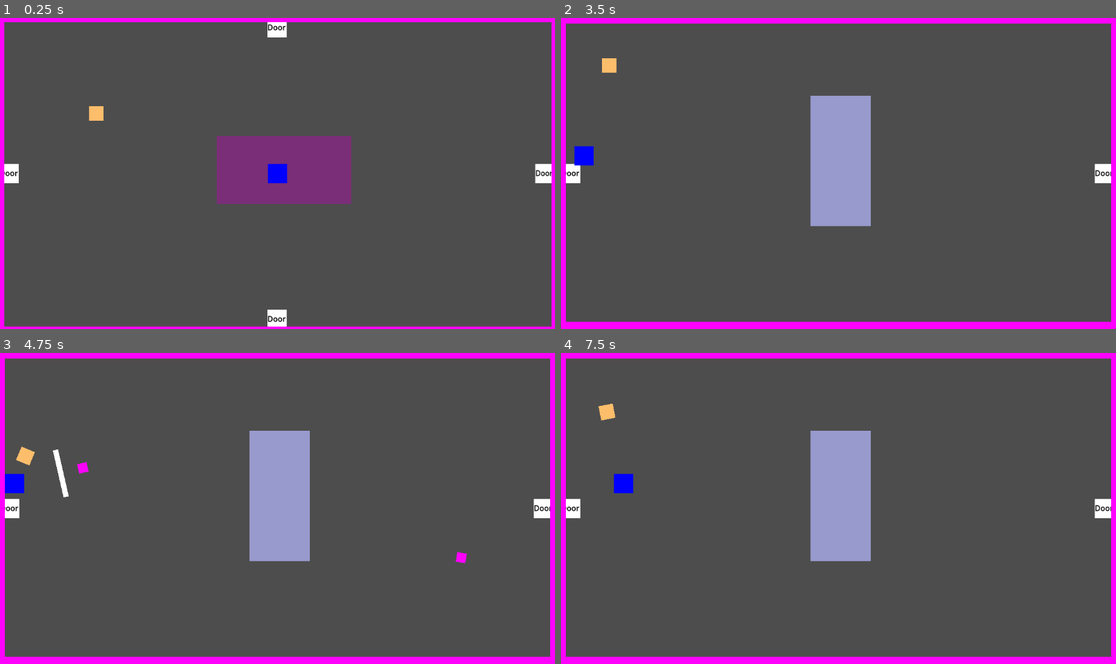
Above: before the commit, frames 1-4 (two rows, left to right).
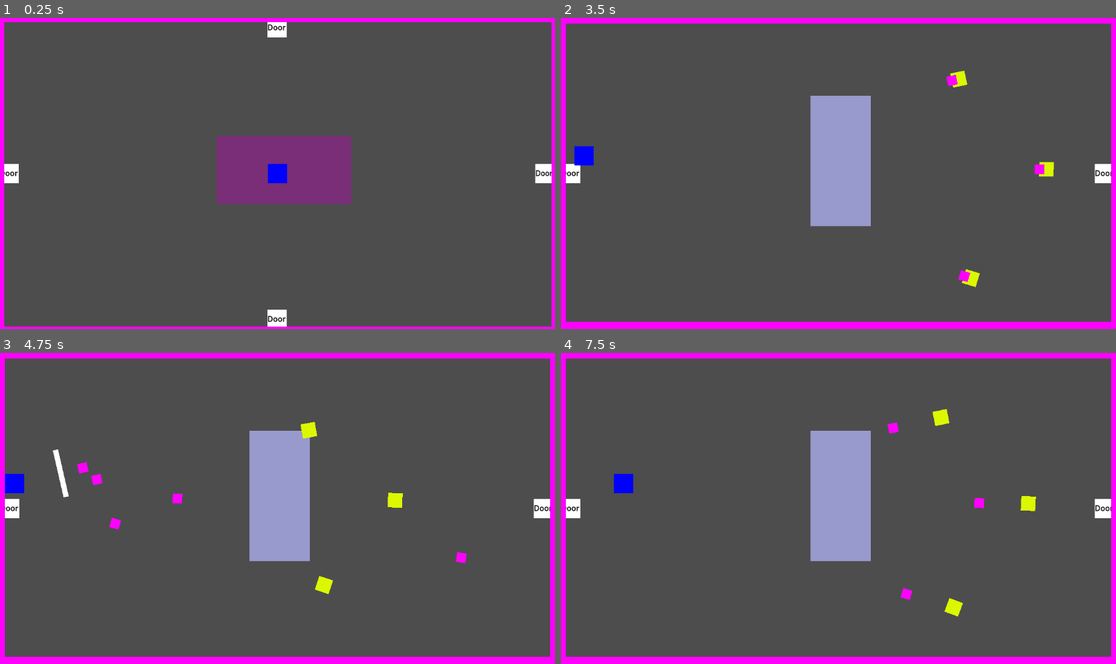
Above: after the commit, the same moments.

Repository: FlashBash21/9Lives
Game: Godot game, scene res://Scenes/Areas/world_manager.tscn
Two runs of this game, one before a commit and one after it. Both use one fixed random seed, a clock stepped at 60 frames per second and the inputs below.
Inputs (mouse positions are in pixels of both pictures, inside the frame that each line leads up to):
- Up to frame 1 (0.25 s): no input
- Up to frame 2 (3.5 s): tap Enter (ui_accept) at 0.5, 0.77, 1.52, 3.02 s; move the mouse to (960, 157) at 0.52 s; press the mouse at (960, 157) at 0.53 s; hold D (move_right) 0.53-1.28 s; tap Space (dash) at 0.8, 1.35, 2.3, 2.85 s; move the mouse to (727, 189) at 1.27 s; release the mouse at (727, 189) at 1.28 s; hold S (move_down) 1.28-2.03 s; click (727, 189) at 1.55 s; move the mouse to (894, 105) at 2.02 s; press the mouse at (894, 105) at 2.03 s; hold D (move_right) 2.03-2.78 s; move the mouse to (810, 235) at 2.77 s; release the mouse at (810, 235) at 2.78 s; hold W (move_up) from 2.78 s (still down); click (810, 235) at 3.05 s
- Up to frame 3 (4.75 s): move the mouse to (444, 555) at 3.52 s; release W (move_up) at 3.53 s; press the mouse at (444, 555) at 3.53 s; hold A (move_left) from 3.53 s (still down); tap Enter (ui_accept) at 3.77, 4.52 s; tap Space (dash) at 3.8, 4.35 s; move the mouse to (111, 461) at 4.27 s; release the mouse at (111, 461) at 4.28 s; click (111, 461) at 4.55 s
- Up to frame 4 (7.5 s): move the mouse to (866, 508) at 5.02 s; release A (move_left) at 5.03 s; press the mouse at (866, 508) at 5.03 s; hold S (move_down) 5.03-5.78 s; tap Space (dash) at 5.3, 5.85, 6.8, 7.35 s; move the mouse to (755, 430) at 5.77 s; release the mouse at (755, 430) at 5.78 s; hold D (move_right) 5.78-6.53 s; tap Enter (ui_accept) at 6.02, 6.77 s; click (755, 430) at 6.05 s; move the mouse to (960, 492) at 6.52 s; press the mouse at (960, 492) at 6.53 s; hold W (move_up) 6.53-7.28 s; move the mouse to (727, 524) at 7.27 s; release the mouse at (727, 524) at 7.28 s; hold D (move_right) from 7.28 s (still down)

The runs differ from the first frame. In frame 1, 0.1% of the frame differs, in the area x 16-19%, y 28-34%; in frame 2, 0.6%; in frame 3, 0.7%, in the area x 2-73%, y 22-78%; in frame 4, 0.7%.

Commit message:
dash enemy and tri_shoot enemy

Diff:
--- a/Scenes/Abilities/melee_ability.tscn
+++ b/Scenes/Abilities/melee_ability.tscn
@@ -65,7 +65,7 @@
 [node name="Area2D" type="Area2D" parent="ColorRect"]
 position = Vector2(6, 49)
 collision_layer = 0
-collision_mask = 4
+collision_mask = 5
 monitoring = false
 
 [node name="CollisionShape2D" type="CollisionShape2D" parent="ColorRect/Area2D"]
--- /dev/null
+++ b/Scenes/Abilities/ranged_vision_ability.gd
@@ -0,0 +1,53 @@
+extends Ability
+
+@onready var collision_area = $Area2D
+
+var target_location : Vector2
+var effector_groups := []
+var speed : int
+var entity : Entity
+var min_range = 0
+
+func execute(args: Dictionary) -> void:
+	entity = args["entity"] as Entity
+	var effectors = args["effectors"] as Array[StringName]
+	var max_range = args["max_range"] as Vector2i
+	min_range = args["min_range"] as float
+	speed = args["speed"] as int
+
+	effector_groups = effectors
+
+	self.position = entity.position
+	self.scale = max_range
+
+# Called when the node enters the scene tree for the first time.
+func _ready():
+	pass
+
+# Called every frame. 'delta' is the elapsed time since the previous frame.
+func _physics_process(delta: float) -> void:
+	spotted()
+	moveTo()
+
+func spotted():
+	var bodies = collision_area.get_overlapping_bodies() as Array[Entity]
+	#print(bodies)
+	#print(collision_area.monitoring)
+	for body in bodies:
+		for group in effector_groups:
+			if body.is_in_group(group):
+					target_location = (body.position)
+					return
+	target_location = entity.position
+
+func moveTo():
+	entity.look_at(target_location)
+	var direction = (target_location - entity.position)
+	if (direction.length() != 0):
+		var distance = entity.position.distance_to(target_location)
+		entity.velocity = direction.normalized() * speed
+		if (distance < min_range):
+			entity.velocity -= direction.normalized() * speed * 0.50
+
+		if (distance > min_range + 1 || distance < min_range -1 ):
+			entity.move_and_slide()
--- /dev/null
+++ b/Scenes/Abilities/ranged_vision_ability.tscn
@@ -0,0 +1,13 @@
+[gd_scene load_steps=3 format=3 uid="uid://d12f75jn3emcj"]
+
+[ext_resource type="Script" path="res://Scenes/Abilities/ranged_vision_ability.gd" id="1_wnmxv"]
+
+[sub_resource type="CircleShape2D" id="CircleShape2D_totjn"]
+
+[node name="VisionAbility" type="Node2D"]
+script = ExtResource("1_wnmxv")
+
+[node name="Area2D" type="Area2D" parent="."]
+
+[node name="CollisionShape2D" type="CollisionShape2D" parent="Area2D"]
+shape = SubResource("CircleShape2D_totjn")
--- /dev/null
+++ b/Scenes/Abilities/tri_shot_projectile_ability.tscn
@@ -0,0 +1,6 @@
+[gd_scene load_steps=2 format=3 uid="uid://byes7ixvwi5im"]
+
+[ext_resource type="Script" path="res://Scripts/Abilities/tri_shot_projectile_ability.gd" id="1_yj18c"]
+
+[node name="TriShotProjectileAbility" type="Node2D"]
+script = ExtResource("1_yj18c")
--- a/Scenes/Abilities/vision_ability.gd
+++ b/Scenes/Abilities/vision_ability.gd
@@ -27,6 +27,7 @@
 	spotted()
 	moveTo()
 
+
 func spotted():
 	var bodies = collision_area.get_overlapping_bodies() as Array[Entity]
 	#print(bodies)
--- a/Scenes/Areas/area_2.tscn
+++ b/Scenes/Areas/area_2.tscn
@@ -1,8 +1,9 @@
-[gd_scene load_steps=4 format=3 uid="uid://b46hfgd7dg5ou"]
+[gd_scene load_steps=5 format=3 uid="uid://b46hfgd7dg5ou"]
 
 [ext_resource type="Script" path="res://Scripts/Areas/area_1.gd" id="1_b2pfy"]
 [ext_resource type="PackedScene" uid="uid://bt4ixmf8kiyxf" path="res://Scenes/Areas/Area Objects/area_door.tscn" id="2_qnbfg"]
 [ext_resource type="PackedScene" uid="uid://cmg730sg7cqiw" path="res://Scenes/Areas/Area Objects/area_wall.tscn" id="3_ij4xd"]
+[ext_resource type="PackedScene" uid="uid://ctb5hxfvii7im" path="res://Scenes/Entites/ranged_enemy.tscn" id="4_k61om"]
 
 [node name="Area 1" type="Node2D"]
 script = ExtResource("1_b2pfy")
@@ -36,3 +37,12 @@
 [node name="AreaWall4" parent="." instance=ExtResource("3_ij4xd")]
 position = Vector2(577, 3)
 scale = Vector2(57.68, 1.00254)
+
+[node name="RangedEnemy" parent="." instance=ExtResource("4_k61om")]
+position = Vector2(828, 128)
+
+[node name="RangedEnemy2" parent="." instance=ExtResource("4_k61om")]
+position = Vector2(1010, 316)
+
+[node name="RangedEnemy3" parent="." instance=ExtResource("4_k61om")]
+position = Vector2(853, 543)
--- a/Scenes/Areas/area_22.tscn
+++ b/Scenes/Areas/area_22.tscn
@@ -1,8 +1,9 @@
-[gd_scene load_steps=4 format=3 uid="uid://bmmyq2h4hx7kt"]
+[gd_scene load_steps=5 format=3 uid="uid://bmmyq2h4hx7kt"]
 
 [ext_resource type="Script" path="res://Scripts/Areas/area_1.gd" id="1_3e6c7"]
 [ext_resource type="PackedScene" uid="uid://bt4ixmf8kiyxf" path="res://Scenes/Areas/Area Objects/area_door.tscn" id="2_a0ki1"]
 [ext_resource type="PackedScene" uid="uid://cmg730sg7cqiw" path="res://Scenes/Areas/Area Objects/area_wall.tscn" id="3_op6ce"]
+[ext_resource type="PackedScene" uid="uid://cehdsvkrfeflk" path="res://Scenes/Entites/tri_ranged_enemy.tscn" id="4_xe25i"]
 
 [node name="Area 1" type="Node2D"]
 script = ExtResource("1_3e6c7")
@@ -37,3 +38,9 @@
 [node name="AreaWall4" parent="." instance=ExtResource("3_op6ce")]
 position = Vector2(577, 3)
 scale = Vector2(57.4, 1.00254)
+
+[node name="RangedEnemy" parent="." instance=ExtResource("4_xe25i")]
+position = Vector2(948, 133)
+
+[node name="RangedEnemy2" parent="." instance=ExtResource("4_xe25i")]
+position = Vector2(959, 464)
--- a/Scenes/Areas/area_3.tscn
+++ b/Scenes/Areas/area_3.tscn
@@ -1,8 +1,9 @@
-[gd_scene load_steps=4 format=3 uid="uid://6ltl2ft44yy6"]
+[gd_scene load_steps=5 format=3 uid="uid://6ltl2ft44yy6"]
 
 [ext_resource type="Script" path="res://Scripts/Areas/area_1.gd" id="1_ba1l1"]
 [ext_resource type="PackedScene" uid="uid://bt4ixmf8kiyxf" path="res://Scenes/Areas/Area Objects/area_door.tscn" id="2_auomm"]
 [ext_resource type="PackedScene" uid="uid://cmg730sg7cqiw" path="res://Scenes/Areas/Area Objects/area_wall.tscn" id="3_y0l8i"]
+[ext_resource type="PackedScene" uid="uid://ctnqeooju8vil" path="res://Scenes/Entites/test_enemy.tscn" id="4_4q1dk"]
 
 [node name="area_1" type="Node2D"]
 script = ExtResource("1_ba1l1")
@@ -36,3 +37,12 @@
 [node name="AreaWall4" parent="." instance=ExtResource("3_y0l8i")]
 position = Vector2(578, 3)
 scale = Vector2(58, 1.00254)
+
+[node name="TestEnemy" parent="." instance=ExtResource("4_4q1dk")]
+position = Vector2(149, 105)
+
+[node name="TestEnemy2" parent="." instance=ExtResource("4_4q1dk")]
+position = Vector2(338, 326)
+
+[node name="TestEnemy3" parent="." instance=ExtResource("4_4q1dk")]
+position = Vector2(170, 519)
--- a/Scenes/Areas/area_33.tscn
+++ b/Scenes/Areas/area_33.tscn
@@ -1,8 +1,9 @@
-[gd_scene load_steps=4 format=3 uid="uid://dvkk8jhbhxeeh"]
+[gd_scene load_steps=5 format=3 uid="uid://dvkk8jhbhxeeh"]
 
 [ext_resource type="Script" path="res://Scripts/Areas/area_1.gd" id="1_e1nru"]
 [ext_resource type="PackedScene" uid="uid://bt4ixmf8kiyxf" path="res://Scenes/Areas/Area Objects/area_door.tscn" id="2_vcxta"]
 [ext_resource type="PackedScene" uid="uid://cmg730sg7cqiw" path="res://Scenes/Areas/Area Objects/area_wall.tscn" id="3_wb40d"]
+[ext_resource type="PackedScene" uid="uid://b7nfsc7a05w25" path="res://Scenes/Entites/dodge_enemy.tscn" id="4_bob8d"]
 
 [node name="area_1" type="Node2D"]
 script = ExtResource("1_e1nru")
@@ -37,3 +38,9 @@
 [node name="AreaWall4" parent="." instance=ExtResource("3_wb40d")]
 position = Vector2(580, 6)
 scale = Vector2(57.64, 1.00254)
+
+[node name="TestEnemy" parent="." instance=ExtResource("4_bob8d")]
+position = Vector2(186, 156)
+
+[node name="TestEnemy2" parent="." instance=ExtResource("4_bob8d")]
+position = Vector2(199, 516)
--- /dev/null
+++ b/Scenes/Entites/dodge_enemy.tscn
@@ -0,0 +1,27 @@
+[gd_scene load_steps=3 format=3 uid="uid://b7nfsc7a05w25"]
+
+[ext_resource type="Script" path="res://Scripts/Entities/dodge_enemy.gd" id="1_2seor"]
+
+[sub_resource type="RectangleShape2D" id="RectangleShape2D_i06cs"]
+size = Vector2(30, 30)
+
+[node name="TestEnemy" type="CharacterBody2D"]
+collision_layer = 4
+collision_mask = 9
+script = ExtResource("1_2seor")
+
+[node name="CollisionShape2D" type="CollisionShape2D" parent="."]
+shape = SubResource("RectangleShape2D_i06cs")
+
+[node name="ColorRect" type="ColorRect" parent="."]
+offset_left = -15.0
+offset_top = -15.0
+offset_right = 15.0
+offset_bottom = 15.0
+color = Color(0.980392, 0.72549, 0.666667, 1)
+
+[node name="Timer" type="Timer" parent="."]
+wait_time = 1.5
+one_shot = true
+
+[connection signal="timeout" from="Timer" to="." method="_dodge"]
--- a/Scenes/Entites/ranged_enemy.tscn
+++ b/Scenes/Entites/ranged_enemy.tscn
@@ -1,3 +1,21 @@
-[gd_scene format=3 uid="uid://ctb5hxfvii7im"]
+[gd_scene load_steps=3 format=3 uid="uid://ctb5hxfvii7im"]
 
-[node name="RangedEnemy" type="Node2D"]
+[ext_resource type="Script" path="res://Scripts/Entities/ranged_enemy.gd" id="1_uyn72"]
+
+[sub_resource type="RectangleShape2D" id="RectangleShape2D_4mceb"]
+size = Vector2(30, 30)
+
+[node name="RangedEnemy" type="CharacterBody2D"]
+collision_layer = 4
+collision_mask = 5
+script = ExtResource("1_uyn72")
+
+[node name="CollisionShape2D" type="CollisionShape2D" parent="."]
+shape = SubResource("RectangleShape2D_4mceb")
+
+[node name="ColorRect" type="ColorRect" parent="."]
+offset_left = -15.0
+offset_top = -15.0
+offset_right = 15.0
+offset_bottom = 15.0
+color = Color(0.862745, 0.972549, 0, 1)
--- a/Scenes/Entites/test_enemy.tscn
+++ b/Scenes/Entites/test_enemy.tscn
@@ -3,15 +3,14 @@
 [ext_resource type="Script" path="res://Scripts/Entities/test_enemy.gd" id="1_bdbfl"]
 
 [sub_resource type="RectangleShape2D" id="RectangleShape2D_i06cs"]
-size = Vector2(28, 28)
+size = Vector2(30, 30)
 
 [node name="TestEnemy" type="CharacterBody2D"]
 collision_layer = 4
-collision_mask = 0
+collision_mask = 8
 script = ExtResource("1_bdbfl")
 
 [node name="CollisionShape2D" type="CollisionShape2D" parent="."]
-scale = Vector2(0.998215, 1.00375)
 shape = SubResource("RectangleShape2D_i06cs")
 
 [node name="ColorRect" type="ColorRect" parent="."]
--- /dev/null
+++ b/Scenes/Entites/tri_ranged_enemy.tscn
@@ -0,0 +1,18 @@
+[gd_scene load_steps=3 format=3 uid="uid://cehdsvkrfeflk"]
+
+[ext_resource type="Script" path="res://Scripts/Entities/tri_ranged_enemy.gd" id="1_xirxf"]
+
+[sub_resource type="RectangleShape2D" id="RectangleShape2D_4mceb"]
+
+[node name="RangedEnemy" type="CharacterBody2D"]
+collision_layer = 4
+collision_mask = 12
+script = ExtResource("1_xirxf")
+
+[node name="CollisionShape2D" type="CollisionShape2D" parent="."]
+shape = SubResource("RectangleShape2D_4mceb")
+
+[node name="ColorRect" type="ColorRect" parent="."]
+offset_right = 40.0
+offset_bottom = 40.0
+color = Color(0.862745, 0.972549, 0, 1)
--- a/Scenes/Objects/basic_projectile_object.tscn
+++ b/Scenes/Objects/basic_projectile_object.tscn
@@ -6,7 +6,7 @@
 
 [node name="BasicProjectileObject" type="CharacterBody2D"]
 collision_layer = 0
-collision_mask = 4
+collision_mask = 5
 
 [node name="Sprite2D" type="Sprite2D" parent="."]
 scale = Vector2(20, 20)
--- a/Scripts/Abilities/basic_projectile_ability.gd
+++ b/Scripts/Abilities/basic_projectile_ability.gd
@@ -16,6 +16,7 @@
 	var effectors = args["effectors"] as Array[StringName]
 
 	effector_groups = effectors
+	add_effector_group(effector_groups[0])
 
 	if last_shot < local_cooldown: return 		#ability still on cooldown
 	else: last_shot = 0
@@ -28,7 +29,7 @@
 		area = get_node("/root")
 	area.add_child(projectile)
 
-	projectile.look_at(get_local_mouse_position())
+	projectile.look_at(direction)
 	projectile.position = get_parent().position
 	velocity = Vector2(1, 0).rotated(projectile.rotation) * speed
 
--- a/Scripts/Abilities/melee_ability.gd
+++ b/Scripts/Abilities/melee_ability.gd
@@ -19,6 +19,7 @@
 	cd = args["cooldown"] as float
 	var attack_multi := args["attack_rate"] as float
 	var effectors = args["effectors"] as Array[StringName]
+	range = args["range"] as float
 
 	effector_groups = effectors
 
@@ -52,7 +53,6 @@
 			for group in effector_groups:
 				if body.is_in_group(group):
 					body.apply_damage(5)
-					print("melee hit")
 					break
 
 func clear_recent_hits() -> void:
--- /dev/null
+++ b/Scripts/Abilities/tri_shot_projectile_ability.gd
@@ -0,0 +1,80 @@
+extends Projectile
+
+var basic_projectile_object = load("res://Scenes/Objects/basic_projectile_object.tscn")
+
+
+var velocity: Vector2
+
+
+func execute(args: Dictionary) -> void:
+	var entity = args["entity"] as Entity
+	var speed = args["speed"] as float
+	var direction = args["direction"] as Vector2
+	local_cooldown = args["cooldown"] as float
+	var damage = args["damage"] as int
+	var effectors = args["effectors"] as Array[StringName]
+
+	effector_groups = effectors
+	add_effector_group(effector_groups[0])
+
+
+	if last_shot < local_cooldown: return 		#ability still on cooldown
+	else: last_shot = 0
+
+	#directions for each bullet
+	var middle_direction = direction
+	var left_direction = direction.rotated(deg_to_rad(-15))
+	var right_direction = direction.rotated(deg_to_rad(15))
+
+	#obj for each bullet
+	var middle_projectile = basic_projectile_object.instantiate()
+	middle_projectile.add_collision_exception_with(entity)
+
+
+	var left_projectile = basic_projectile_object.instantiate()
+	left_projectile.add_collision_exception_with(entity)
+
+
+	var right_projectile = basic_projectile_object.instantiate()
+	right_projectile.add_collision_exception_with(entity)
+
+	var area = get_tree().get_first_node_in_group("Area")
+	if (!area):
+		area = get_node("/root")
+
+	area.add_child(middle_projectile)
+	area.add_child(left_projectile)
+	area.add_child(right_projectile)
+
+	middle_projectile.look_at(middle_direction)
+	middle_projectile.position = get_parent().position
+	var middle_velocity = Vector2(1, 0).rotated(middle_projectile.rotation) * speed
+
+	left_projectile.look_at(left_direction)
+	left_projectile.position = get_parent().position
+	var left_velocity = Vector2(1, 0).rotated(left_projectile.rotation) * speed
+
+	right_projectile.look_at(right_direction)
+	right_projectile.position = get_parent().position
+	var right_velocity = Vector2(1, 0).rotated(right_projectile.rotation) * speed
+
+	projectiles.append({
+		"projectile": middle_projectile,
+		"velocity": middle_velocity,
+		"ticks": 0,
+		"damage": damage
+		})
+
+	projectiles.append({
+		"projectile": left_projectile,
+		"velocity": left_velocity,
+		"ticks": 0,
+		"damage": damage
+		})
+
+	projectiles.append({
+		"projectile": right_projectile,
+		"velocity": right_velocity,
+		"ticks": 0,
+		"damage": damage
+		})
--- a/Scripts/Areas/area_0.gd
+++ b/Scripts/Areas/area_0.gd
@@ -2,8 +2,4 @@
 
 
 func _ready() -> void:
-	var enemy = load("res://Scenes/Entites/test_enemy.tscn")
-	var enemy_ref = enemy.instantiate()
-	add_child(enemy_ref)
-	enemy_ref.position = Vector2(200, 200)
 	super()
--- a/Scripts/Areas/area_1.gd
+++ b/Scripts/Areas/area_1.gd
@@ -4,8 +4,4 @@
 var area_ref: BaseArea
 
 func _ready() -> void:
-	var enemy = load("res://Scenes/Entites/test_enemy.tscn")
-	enemy_ref = enemy.instantiate()
-	add_child(enemy_ref)
-	enemy_ref.position = Vector2(100, 100)
 	super()
--- /dev/null
+++ b/Scripts/Entities/dodge_enemy.gd
@@ -0,0 +1,70 @@
+extends Entity
+
+
+
+var punch_ability : Ability
+var ranged_vision_ability := load_ability("ranged_vision")
+var dash_ability := load_ability("dash")
+var melee_ability := load_ability("melee")
+@onready var dash_time = $Timer
+
+var player
+var once = true
+
+# Called when the node enters the scene tree for the first time.
+func _ready():
+
+	self.speed = 100
+	dash_time.start()
+	punch_ability = load_ability("punch")
+	self.hp = 15
+	add_to_group("Enemy")
+	punch_ability.execute({"entity" = self,
+					"attack_rate" = .5,
+					"damage" = 5,
+					"effectors" = ["Player"]})
+
+	ranged_vision_ability.execute(({"entity" = self,
+						"effectors" = ["Player"],
+						"max_range" = self.scale * 200,
+						"min_range" = 90,
+						"speed" = self.speed}))
+
+
+# Called every frame. 'delta' is the elapsed time since the previous frame.
+func _physics_process(delta: float) -> void:
+	if(once):
+		player = get_tree().get_nodes_in_group("Player").pop_front()
+		once = false
+	var distance = (to_local(player.position) - to_local(self.position))
+	look_at((distance))
+
+	if (self.position.distance_to(player.position) < 100 && !dash_ability.is_dashing()):
+		melee_ability.execute({"entity" = self,
+								"at" = distance,
+								"cooldown" = 1,
+								"attack_rate" = 1,
+								"range" = -100.00,
+								"effectors" = ["Player"]})
+
+
+
+func apply_damage(ammount: int) -> void:
+	hp = hp -  ammount
+	print("hp: ", hp)
+
+	if hp <= 0 :
+		print("dead")
+		self.queue_free()
+
+
+func _dodge():
+	var i = 1
+	if (randi_range(0,1) == 0):
+		i = -1
+	var rotate_dir = deg_to_rad(randi_range(45,90)) * i
+	var direction = self.velocity.normalized().rotated(rotate_dir)
+	self.velocity = direction.normalized() * speed
+	dash_ability.execute({"entity" = self, "speed" = self.speed*10, "duration" = 0.1})
+	dash_time.start()
+	print("dash")
--- a/Scripts/Entities/player.gd
+++ b/Scripts/Entities/player.gd
@@ -6,6 +6,8 @@
 var dash_ability := load_ability("dash")
 var basic_projectile_ability := load_ability("basic_projectile")
 var melee_ability := load_ability("melee")
+
+var tri_shot_ability := load_ability("tri_shot_projectile")
 
 func _ready() -> void:
 	#setup local vars
@@ -31,15 +33,23 @@
 		if (Input.is_action_just_pressed("dash")): dash_ability.execute({"entity" = self, "speed" = self.speed*2, "duration" = 0.1})
 
 	#projectile ability
-	if(Input.is_action_pressed("attack")): basic_projectile_ability.execute(({"entity" = self, "speed" = 800, "direction" = dir,
+	if(Input.is_action_pressed("attack")): basic_projectile_ability.execute(({"entity" = self, "speed" = 800, "direction" = get_local_mouse_position(),
 									"cooldown" = 1, "damage" = 5, "effectors" = ["Enemy"]}))
+
+
+	# tripple projectile ability
+	#if(Input.is_action_pressed("attack")): tri_shot_ability.execute(({"entity" = self, "speed" = 500, "direction" = get_local_mouse_position(),
+	#								"cooldown" = 1, "damage" = 5, "effectors" = ["Enemy"]}))
+
 
 	#melee ability
 	if(Input.is_action_pressed("attack")): melee_ability.execute({"entity" = self,
 														"at" = get_global_mouse_position(),
 														"cooldown" = 0.25,
 														"attack_rate" = 1,
+														"range" = 100.00,
 														"effectors" = ["Enemy"]})
+
 
 func apply_damage(ammount: int) -> void:
 	hp = hp -  ammount
--- /dev/null
+++ b/Scripts/Entities/ranged_enemy.gd
@@ -0,0 +1,36 @@
+extends Entity
+
+
+
+var basic_projectile_ability := load_ability("basic_projectile")
+var vision_ability := load_ability("ranged_vision")
+var shoot_at = velocity
+
+# Called when the node enters the scene tree for the first time.
+func _ready():
+	self.hp = 15
+	add_to_group("Enemy")
+
+
+	vision_ability.execute(({"entity" = self,
+						"effectors" = ["Player"],
+						"max_range" = self.scale * 200,
+						"min_range" = 300,
+						"speed" = 150}))
+
+
+# Called every frame. 'delta' is the elapsed time since the previous frame.
+func _physics_process(delta: float) -> void:
+		var player = get_tree().get_nodes_in_group("Player").pop_front()
+		var shoot_at = player.position - self.position
+		basic_projectile_ability.execute(({"entity" = self, "speed" = 500, "direction" = shoot_at,
+									"cooldown" = 2, "damage" = 1, "effectors" = ["Player"]}))
+
+
+func apply_damage(ammount: int) -> void:
+	hp = hp -  ammount
+	print("hp: ", hp)
+
+	if hp <= 0 :
+		print("dead")
+		self.queue_free()
--- a/Scripts/Entities/test_enemy.gd
+++ b/Scripts/Entities/test_enemy.gd
@@ -1,5 +1,5 @@
 extends Entity
-class_name Enemy
+#class_name Enemy
 
 
 var punch_ability : Ability
@@ -17,8 +17,8 @@
 	vision_ability.execute(({"entity" = self,
 						"effectors" = ["Player"],
 						"range" = self.scale * 20,
-						"speed" = 100}))
-	#punch_ability.global_position = self.global_position
+						"speed" = 150}))
+
 
 # Called every frame. 'delta' is the elapsed time since the previous frame.
 func _physics_process(delta: float) -> void:
--- /dev/null
+++ b/Scripts/Entities/tri_ranged_enemy.gd
@@ -0,0 +1,36 @@
+extends Entity
+#class_name Enemy
+
+
+var tri_projectile_ability := load_ability("tri_shot_projectile")
+var vision_ability := load_ability("ranged_vision")
+var shoot_at = velocity
+var once = true
+# Called when the node enters the scene tree for the first time.
+func _ready():
+	self.hp = 15
+	add_to_group("Enemy")
+
+
+	vision_ability.execute(({"entity" = self,
+						"effectors" = ["Player"],
+						"max_range" = self.scale * 200,
+						"min_range" = 300,
+						"speed" = 150}))
+	#punch_ability.global_position = self.global_position
+
+# Called every frame. 'delta' is the elapsed time since the previous frame.
+func _physics_process(delta: float) -> void:
+		var player = get_tree().get_nodes_in_group("Player").pop_front()
+		var shoot_at = player.position - self.position
+		tri_projectile_ability.execute(({"entity" = self, "speed" = 400, "direction" = shoot_at,
+									"cooldown" = 2, "damage" = 1, "effectors" = ["Player"]}))
+
+
+func apply_damage(ammount: int) -> void:
+	hp = hp -  ammount
+	print("hp: ", hp)
+
+	if hp <= 0 :
+		print("dead")
+		self.queue_free()
--- /dev/null
+++ b/tri_ranged_enemy.gd
@@ -0,0 +1,35 @@
+extends Entity
+#class_name Enemy
+
+
+var basic_projectile_ability := load_ability("tri_shot_projectile")
+var vision_ability := load_ability("ranged_vision")
+var shoot_at = velocity
+
+# Called when the node enters the scene tree for the first time.
+func _ready():
+	self.hp = 15
+	add_to_group("Enemy")
+
+
+	vision_ability.execute(({"entity" = self,
+						"effectors" = ["Player"],
+						"range" = self.scale * 200,
+						"speed" = 150}))
+	#punch_ability.global_position = self.global_position
+
+# Called every frame. 'delta' is the elapsed time since the previous frame.
+func _physics_process(delta: float) -> void:
+		var player = get_tree().get_nodes_in_group("Player").pop_front()
+		var shoot_at = player.position - self.position
+		basic_projectile_ability.execute(({"entity" = self, "speed" = 400, "direction" = shoot_at,
+									"cooldown" = 2, "damage" = 1, "effectors" = ["Enemy"]}))
+		#shoot_at = -shoot_at
+
+func apply_damage(ammount: int) -> void:
+	hp = hp -  ammount
+	print("hp: ", hp)
+
+	if hp <= 0 :
+		print("dead")
+		self.queue_free()
